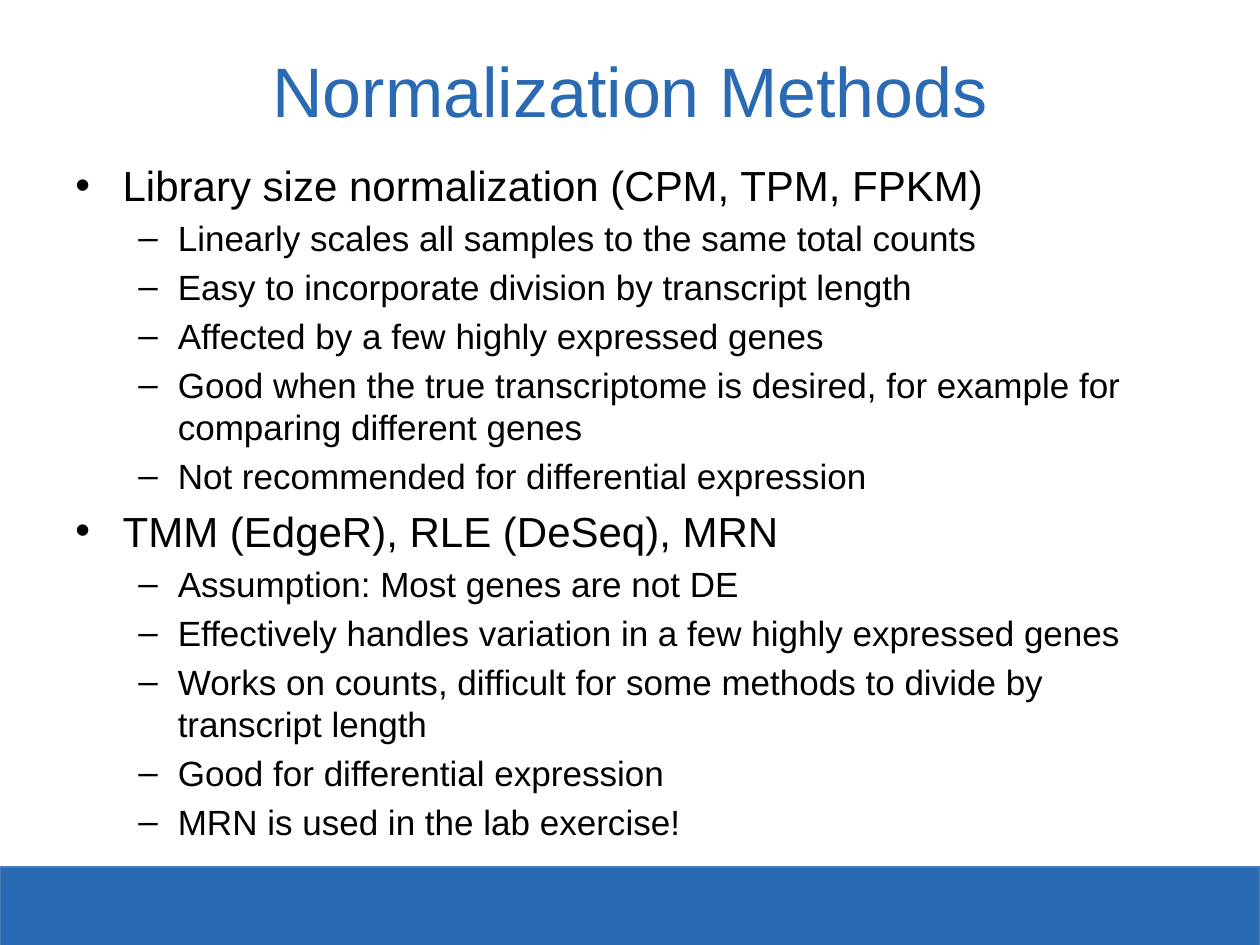
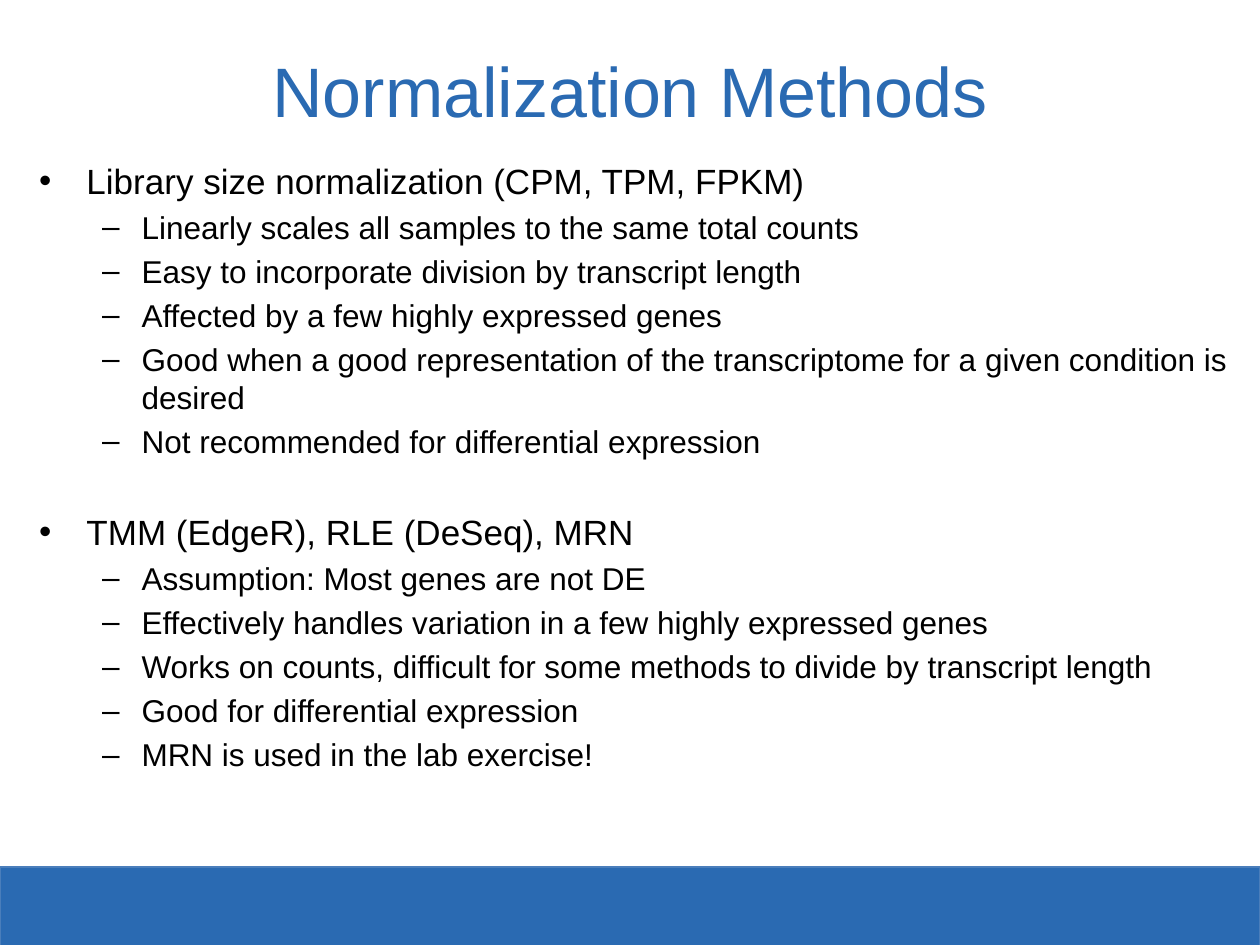
Before and after one commit to SysBioChalmers/KMG060-Systems-Biology-course, a slide deck: slide 12 of Exercise1_RNAseq_Analysis/KGM060-2019-Exercise1.pptx (slide 8 before the commit). Drawn at 1260x945 pixels with LibreOffice and Linux fonts; fonts in the diff are those of the drawing; background and template pictures are left out. Boxes give left, top, right and bottom in pixels: in the first picture for what was removed or moved away, otherwise in the second. Text is boxed around its words. In the diff, an @@ line names an element or a change of style, - is before the commit and + after.

```diff
--- a/Exercise1_RNAseq_Analysis/KGM060-2019-Exercise1.pptx
+++ b/Exercise1_RNAseq_Analysis/KGM060-2019-Exercise1.pptx
@@ text "Library size normalization (CPM, TPM, ...": place and size @@
-text "Library size normalization (CPM, TPM, ..." at (123,170,1120,793)
+text "Library size normalization (CPM, TPM, ..." at (86,168,1227,767)
@@ text at (86,168,1152,767): size 24 to 20 pt in "Library size normalization (CPM, TPM, FPKM)", "TMM (EdgeR), RLE (DeSeq), MRN"; size 20 to 18 pt in "Linearly scales all samples to the same ...", "Easy to incorporate division by transcript length", "Affected by a few highly expressed genes", "Not recommended for differential expression" and 5 more places @@
@@ text at (142,348,1227,410): text changed; size 20 to 18 pt @@
-  – Good when the true transcriptome is desired, for example for comparing different genes
+  – Good when a good representation of the transcriptome for a given condition is desired
```
Also in this commit, not shown: 10 other slides changed, 17 slides added, 1 slide removed, 2 other files.
